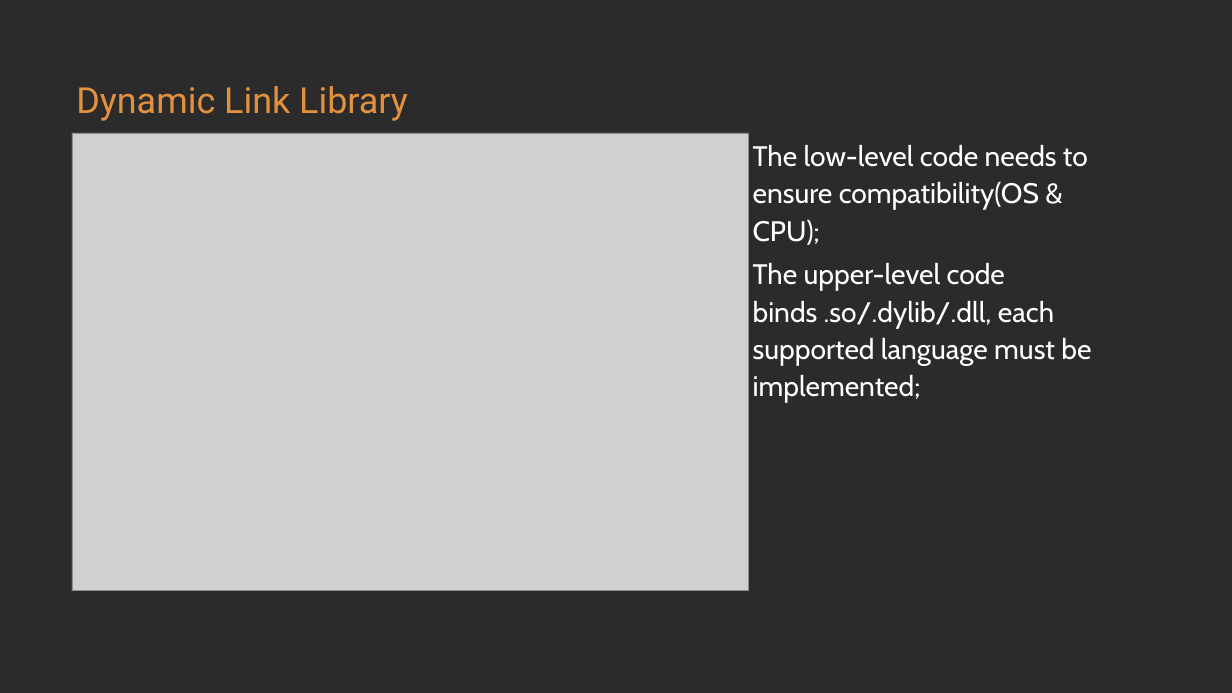
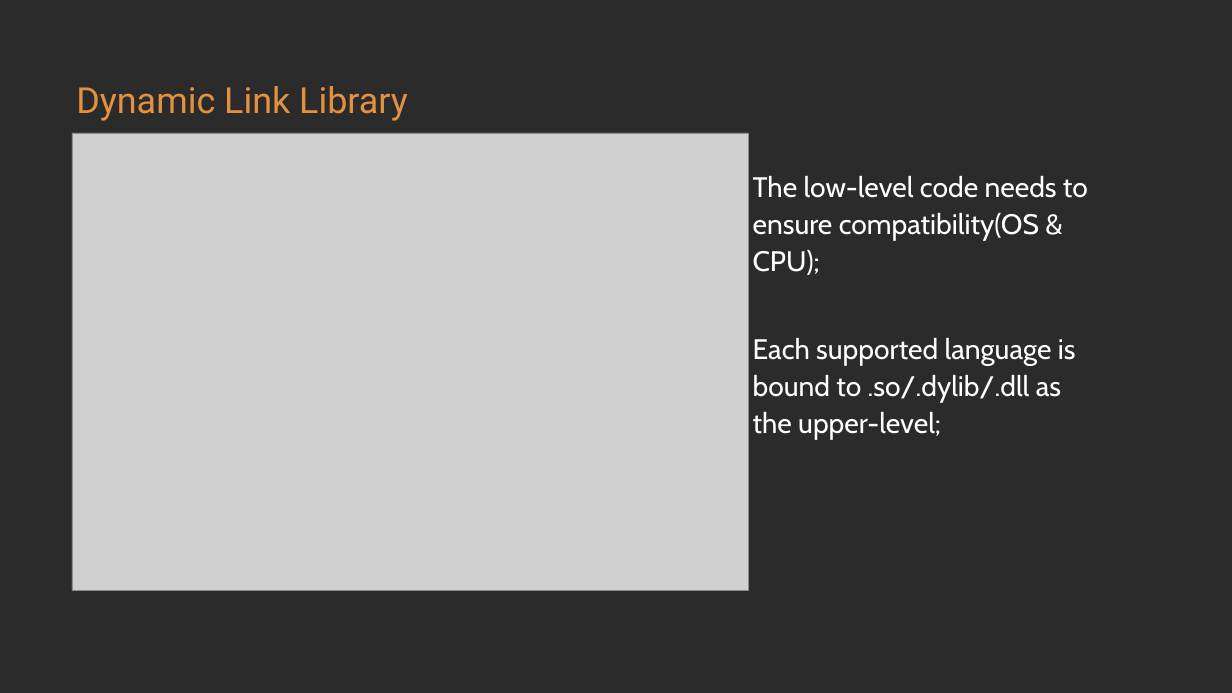
Before and after one commit to loongs-zhang/ACOCA2024-PlayWithWASM, a slide deck: slide 15 of PlayWithWASM.pptx. Drawn at 1232x693 pixels with LibreOffice and Linux fonts; fonts in the diff are those of the drawing; grey boxes stand for pictures; background and template pictures are left out; a plain dark background stands for a picture behind light text. Boxes give left, top, right and bottom in pixels: in the first picture for what was removed or moved away, otherwise in the second. Text is boxed around its words. In the diff, an @@ line names an element or a change of style, - is before the commit and + after.

```diff
--- a/PlayWithWASM.pptx
+++ b/PlayWithWASM.pptx
@@ text "The low-level code needs to ...": place and size @@
-text "The low-level code needs to ..." at bbox=[753, 145, 1091, 402]
+text "The low-level code needs to ..." at bbox=[753, 176, 1088, 440]
@@ text at bbox=[753, 338, 1076, 440]: text changed @@
-The upper-level code binds .so/.dylib/.dll, each supported language must be implemented;
+Each supported language is bound to .so/.dylib/.dll as the upper-level;
```
Also in this commit, not shown: 6 other slides changed, 2 slides added, 1 slide removed.
